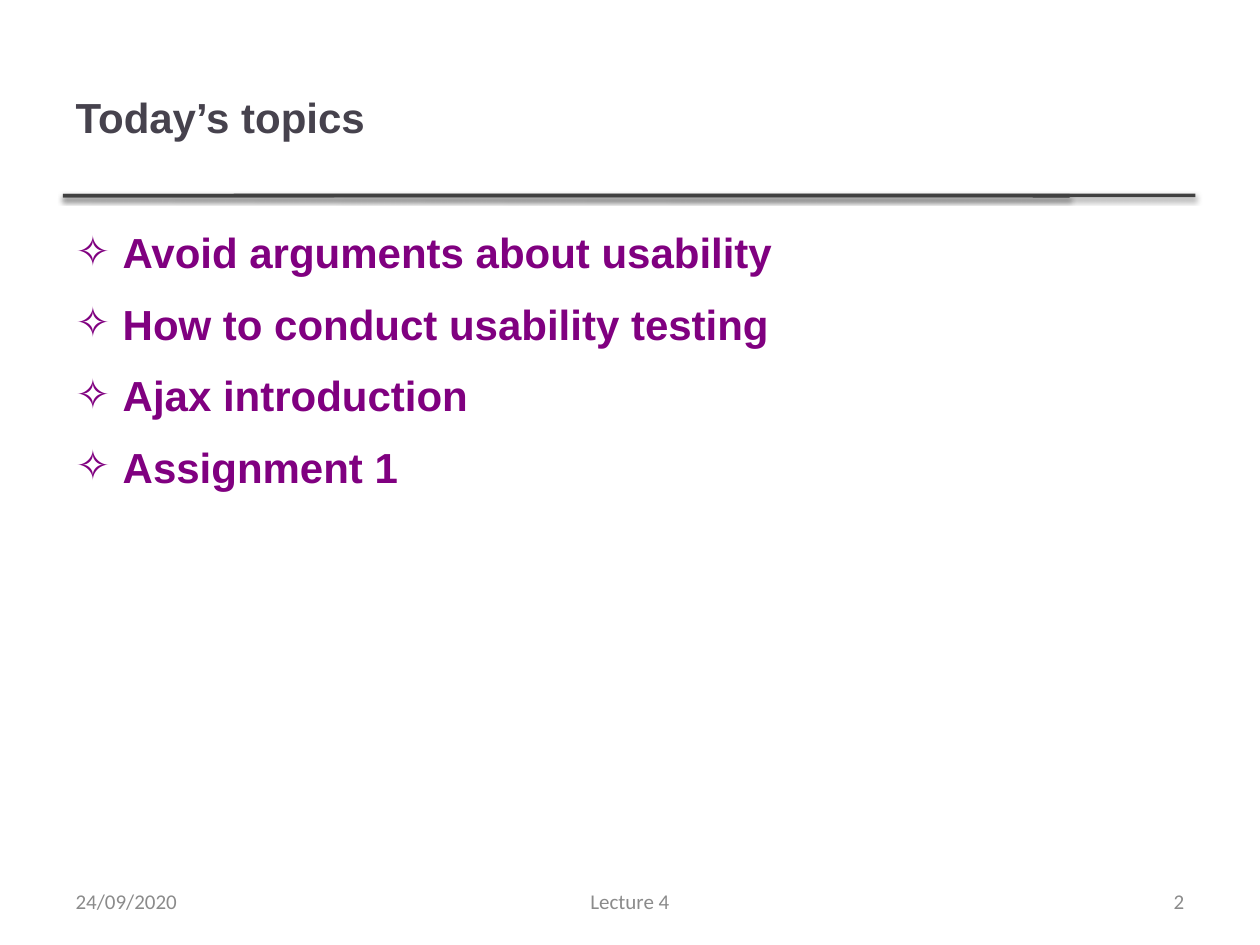
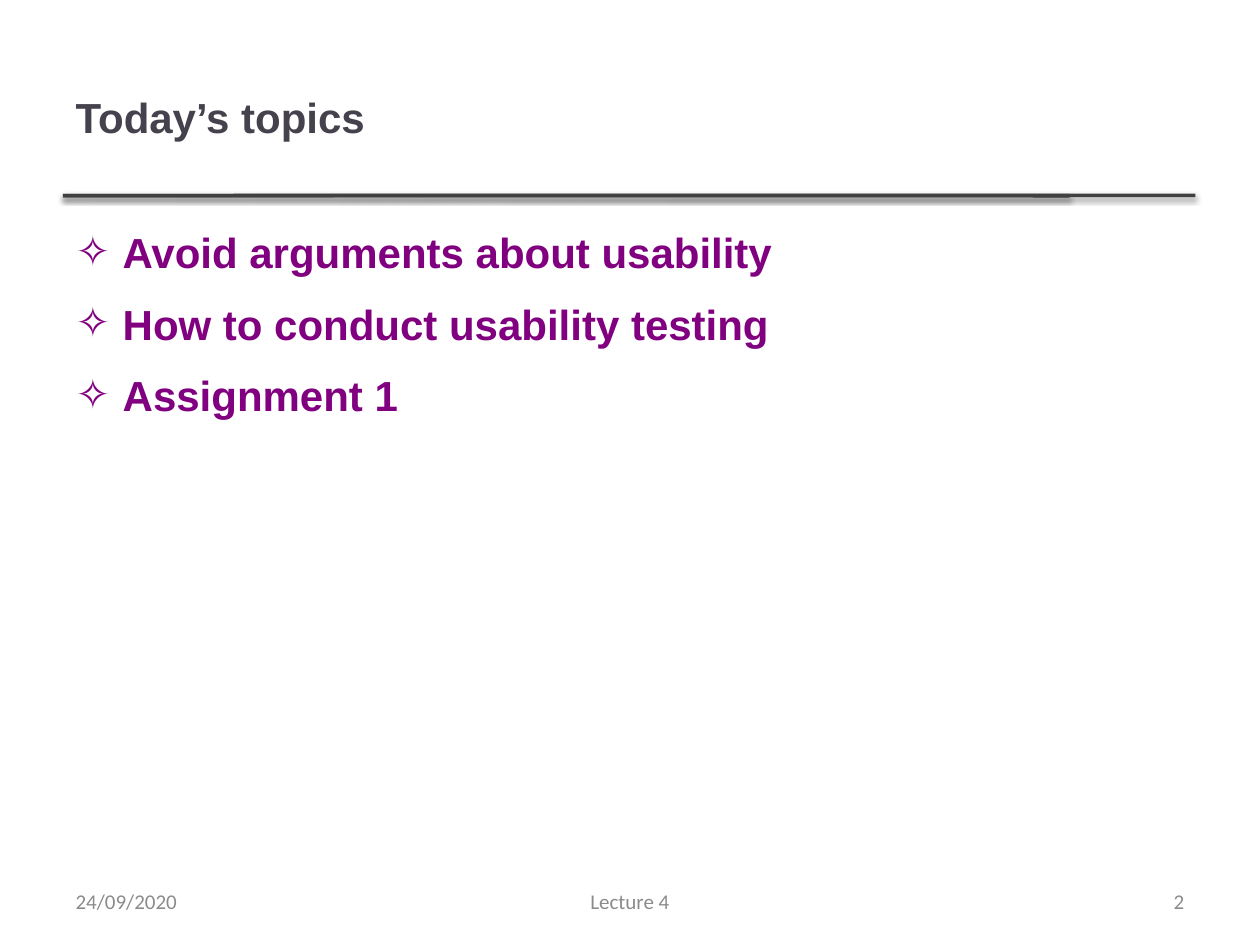
Before and after one commit to thanqminh/thanqminh.github.io, a slide deck: slide 2 of courses/avd/lecture4.pptx. Drawn at 1260x945 pixels with LibreOffice and Linux fonts; fonts in the diff are those of the drawing. Boxes give left, top, right and bottom in pixels: in the first picture for what was removed or moved away, otherwise in the second. Text is boxed around its words. In the diff, an @@ line names an element or a change of style, - is before the commit and + after.

Commit message:
update lectures 4-8

```diff
--- a/courses/avd/lecture4.pptx
+++ b/courses/avd/lecture4.pptx
@@ text at [123, 380, 468, 420]: paragraph removed @@
-✧ Ajax introduction
```
Also in this commit, not shown: 5 other files.
